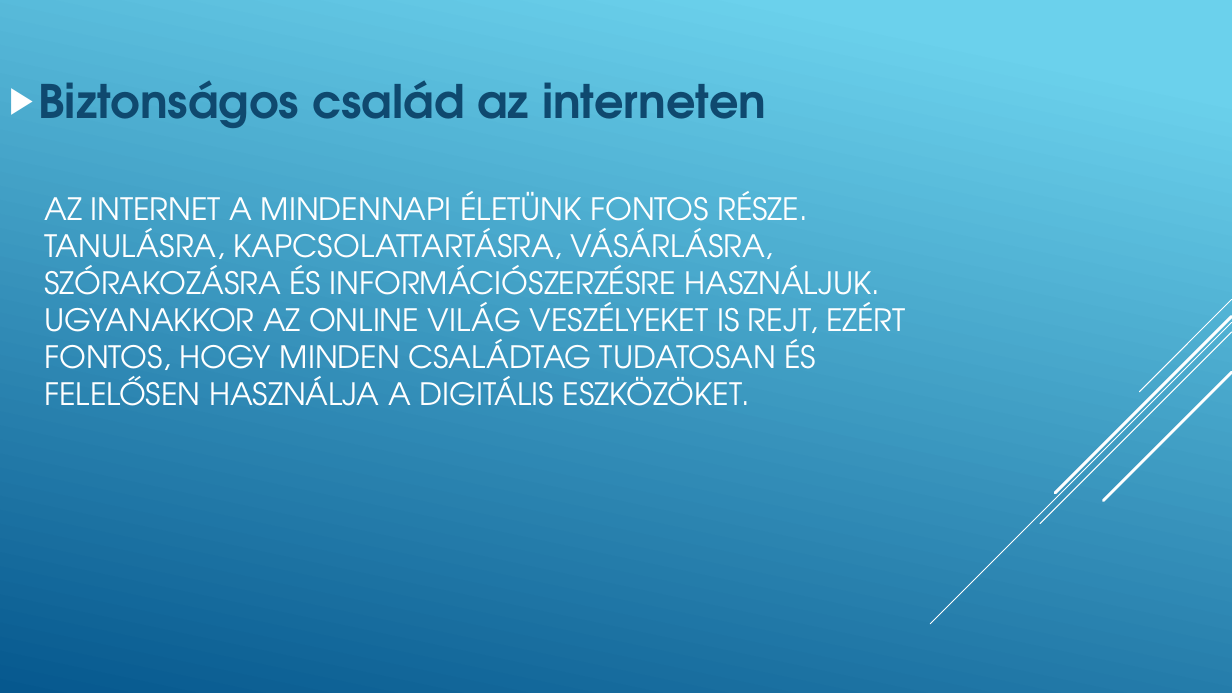
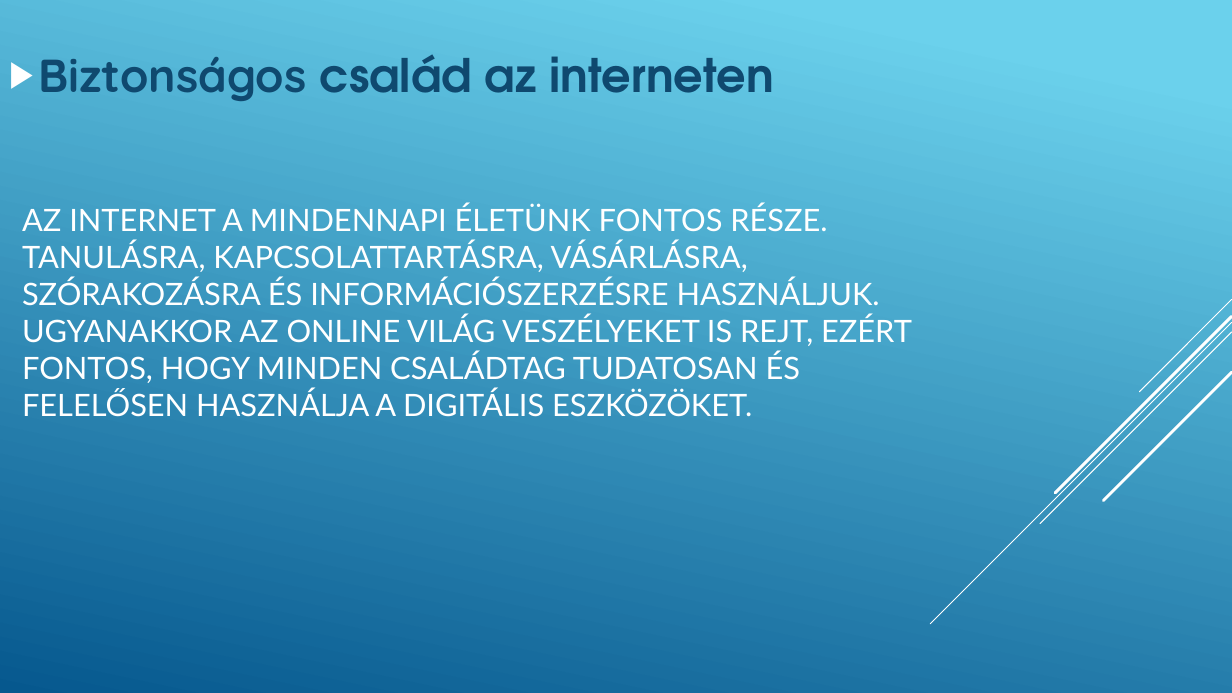
Before and after one commit to Kerozinus/26-27-Szoftver, a slide deck: slide 2 of IKT_SMH/11evfolyam_BiztonsagosCsalad/Biztonságos család az interneten.pptx. Drawn at 1232x693 pixels with LibreOffice and Linux fonts; fonts in the diff are those of the drawing. Boxes give left, top, right and bottom in pixels: in the first picture for what was removed or moved away, otherwise in the second. Text is boxed around its words. In the diff, an @@ line names an element or a change of style, - is before the commit and + after.

```diff
--- a/IKT_SMH/11evfolyam_BiztonsagosCsalad/Biztonságos család az interneten.pptx
+++ b/IKT_SMH/11evfolyam_BiztonsagosCsalad/Biztonságos család az interneten.pptx
@@ text "Biztonságos család az interneten": place and size @@
-text "Biztonságos család az interneten" at [38, 81, 766, 128]
+text "Biztonságos család az interneten" at [38, 55, 775, 101]
@@ text "Biztonságos család az interneten" at [38, 55, 775, 101]: font TeX Gyre Adventor to Quicksand in "Biztonságos" @@
@@ title "AZ INTERNET A MINDENNAPI ÉLETÜNK ...": place and size @@
-title "AZ INTERNET A MINDENNAPI ÉLETÜNK ..." at [44, 191, 906, 406]
+title "AZ INTERNET A MINDENNAPI ÉLETÜNK ..." at [22, 204, 912, 417]
@@ title "AZ INTERNET A MINDENNAPI ÉLETÜNK ..." at [22, 204, 912, 417]: font TeX Gyre Adventor to Lato @@
```
Also in this commit, not shown: 13 other slides changed, 1 slide added, 1 other file.
